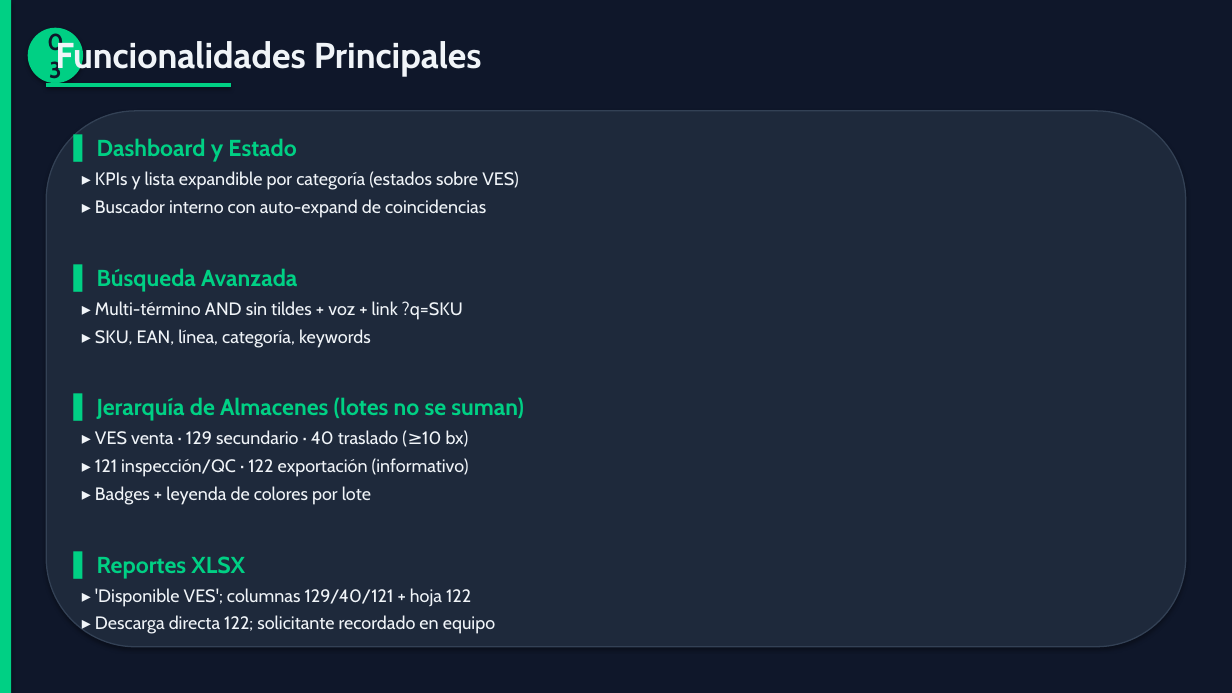
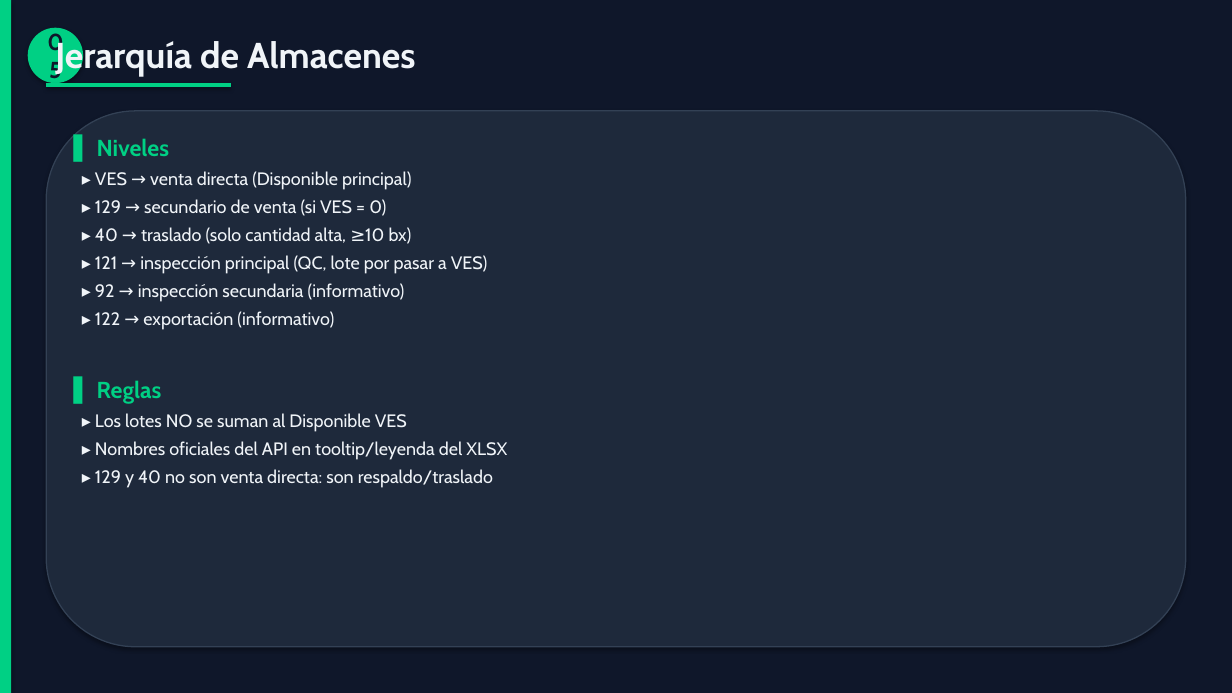
Before and after one commit to carloscus/g360-stock-reporter, a slide deck: slide 7 of scripts/StockPulse_Manual_Tecnico.pptx (slide 5 before the commit). Drawn at 1232x693 pixels with LibreOffice and Linux fonts; fonts in the diff are those of the drawing. Boxes give left, top, right and bottom in pixels: in the first picture for what was removed or moved away, otherwise in the second. Text is boxed around its words. In the diff, an @@ line names an element or a change of style, - is before the commit and + after.

Commit message:
docs: actualizar manual tecnico (12 slides) al estado actual
- Estado y Alertas como modulos separados; arbol 3 niveles y worklist
- Busqueda avanzada multi-select y compartir SKU/VES con respaldo
- Jerarquia completa VES/129/40/121/92/122 y perfiles XLSX
- Acceso local simulado y CI/CD con tests (Node 22, Actions + artifact)

```diff
--- a/scripts/StockPulse_Manual_Tecnico.pptx
+++ b/scripts/StockPulse_Manual_Tecnico.pptx
@@ text in ellipse at (x1=28, y1=28, x2=83, y2=83): text changed @@
-03
+05
@@ text at (x1=55, y1=37, x2=415, y2=76): text changed @@
-Funcionalidades Principales
+Jerarquía de Almacenes
@@ text at (x1=95, y1=138, x2=507, y2=488): text changed @@
-▌ Dashboard y Estado
-▸ KPIs y lista expandible por categoría (estados sobre VES)
-▸ Buscador interno con auto-expand de coincidencias
-▌ Búsqueda Avanzada
-▸ Multi-término AND sin tildes + voz + link ?q=SKU
-▸ SKU, EAN, línea, categoría, keywords
-▌ Jerarquía de Almacenes (lotes no se suman)
-▸ VES venta · 129 secundario · 40 traslado (≥10 bx)
-▸ 121 inspección/QC · 122 exportación (informativo)
-▸ Badges + leyenda de colores por lote
-▌ Reportes XLSX
-▸ 'Disponible VES'; columnas 129/40/121 + hoja 122
-▸ Descarga directa 122; solicitante recordado en equipo
+▌ Niveles
+▸ VES → venta directa (Disponible principal)
+▸ 129 → secundario de venta (si VES = 0)
+▸ 40 → traslado (solo cantidad alta, ≥10 bx)
+▸ 121 → inspección principal (QC, lote por pasar a VES)
+▸ 92 → inspección secundaria (informativo)
+▸ 122 → exportación (informativo)
+▌ Reglas
+▸ Los lotes NO se suman al Disponible VES
+▸ Nombres oficiales del API en tooltip/leyenda del XLSX
+▸ 129 y 40 no son venta directa: son respaldo/traslado
```
Also in this commit, not shown: 3 other slides changed, 4 slides added, 2 slides removed, 1 other file.
